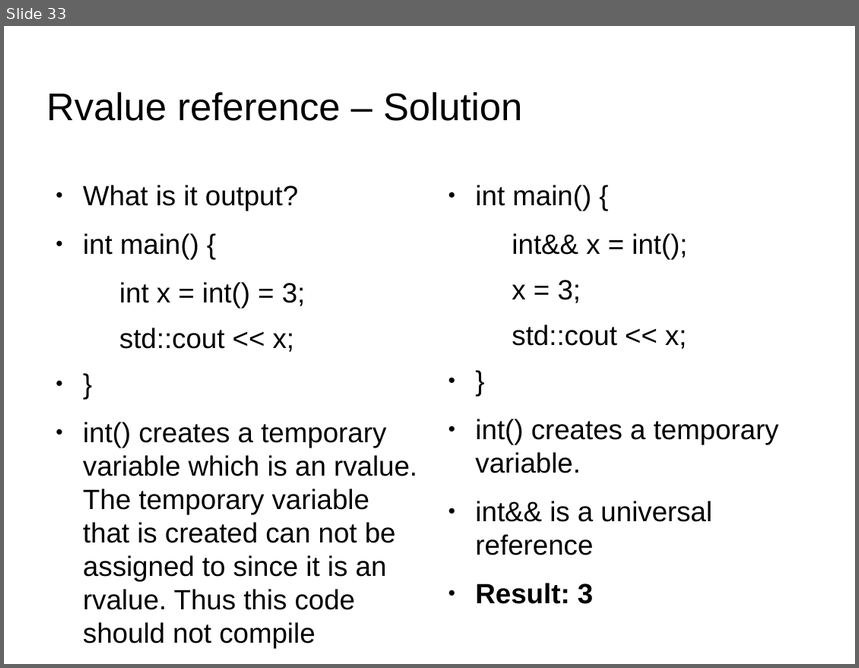
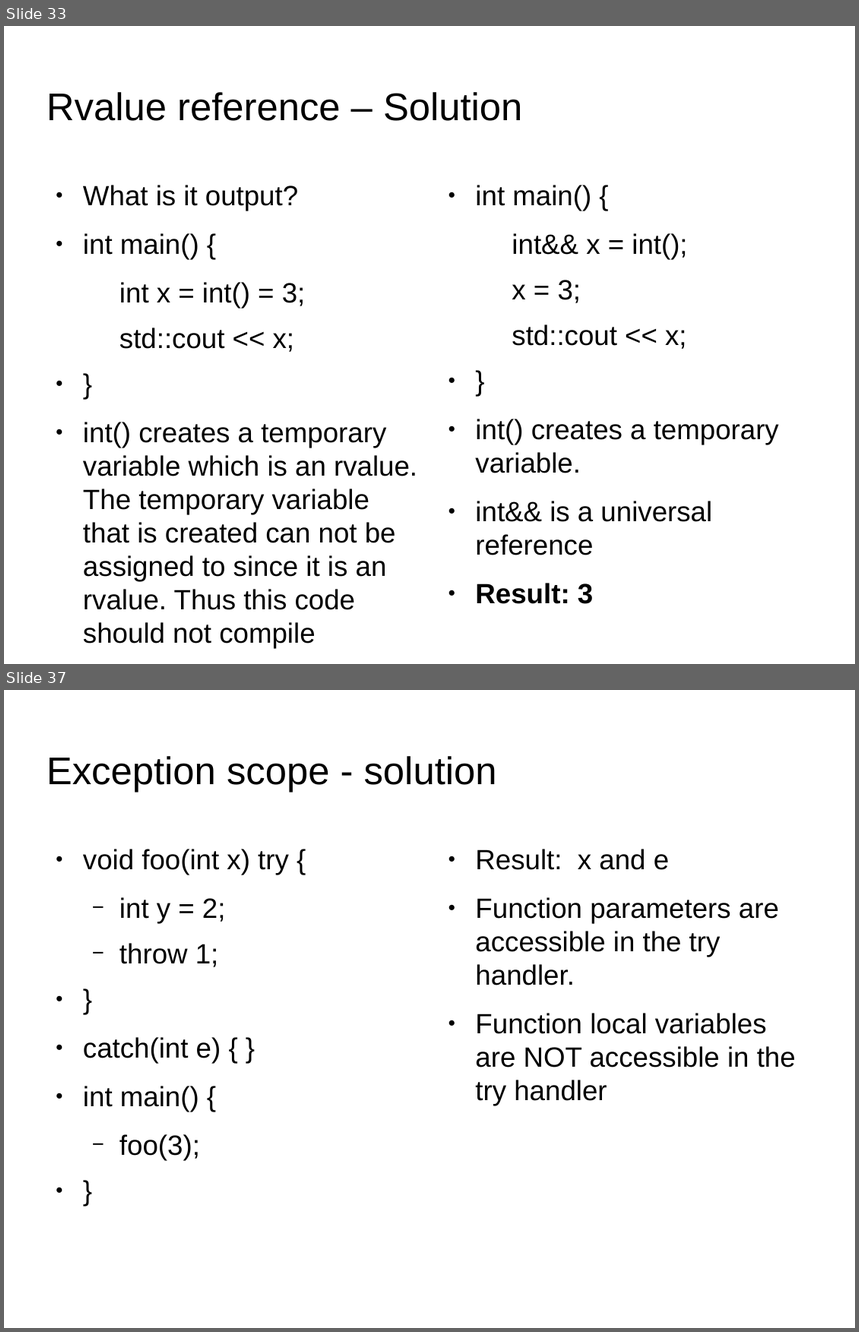
Before and after one commit to kks32/cpp-software-development, a slide deck: Ex22_C++_Quiz/Ex22_C++_Quiz.odp. Shown one above the other, each under a label of ours: slide 33 before the commit, slides 33 and 37 after it; the slides between them are not shown. The pictures are 859x668 and 859x1332 pixels, drawn with LibreOffice and Linux fonts; fonts in the diff are those of the drawing; background and template pictures are left out. Boxes give left, top, right and bottom in pixels: in the first picture for what was removed or moved away, otherwise in the second. Text is boxed around its words. In the diff, an @@ line names an element or a change of style, - is before the commit and + after.

```diff
--- a/Ex22_C++_Quiz/Ex22_C++_Quiz.odp
+++ b/Ex22_C++_Quiz/Ex22_C++_Quiz.odp
@@ slide 37 added at [4,690,855,1328], background picture (left out) @@
@@ title added at [47,756,497,792], 36 pt, text #000000 @@
+Exception scope - solution
@@ text added at [83,849,289,1161], 26 pt, text #000000 @@
+● void foo(int x) try {
+  − int y = 2;
+  − throw 1;
+● }
+● catch(int e) { }
+● int main() {
+  − foo(3);
+● }
@@ text added at [475,849,796,1106], 26 pt, text #000000 @@
+● Result: x and e
+● Function parameters are accessible in the try handler.
+● Function local variables are NOT accessible in the try handler
```
Also in this commit, not shown: 1 slide changed, 14 other slides added, 2 other files.
